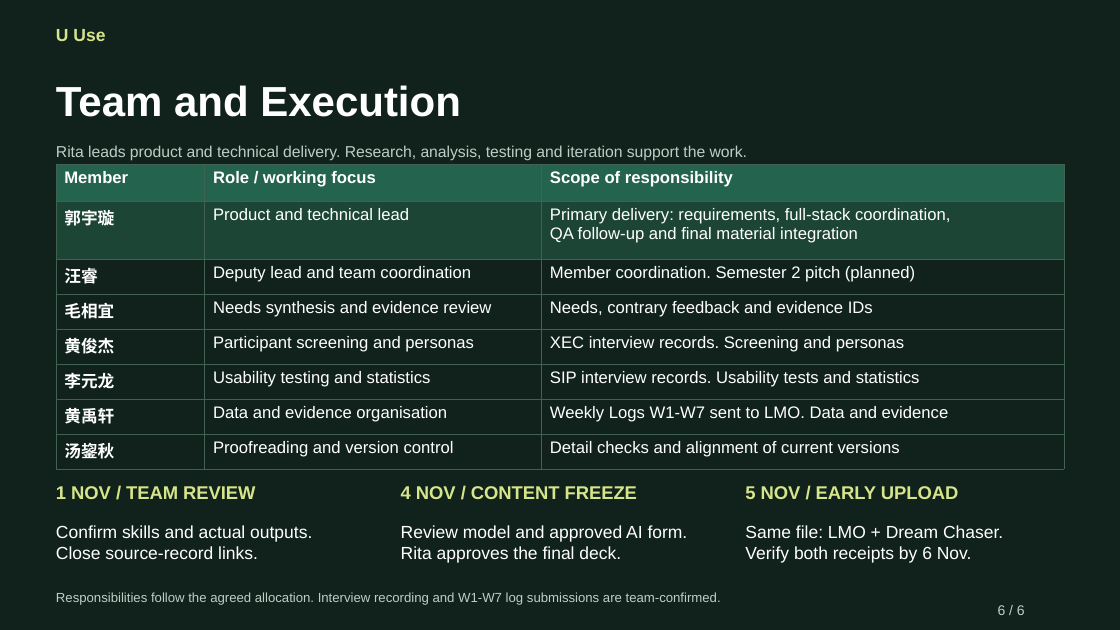
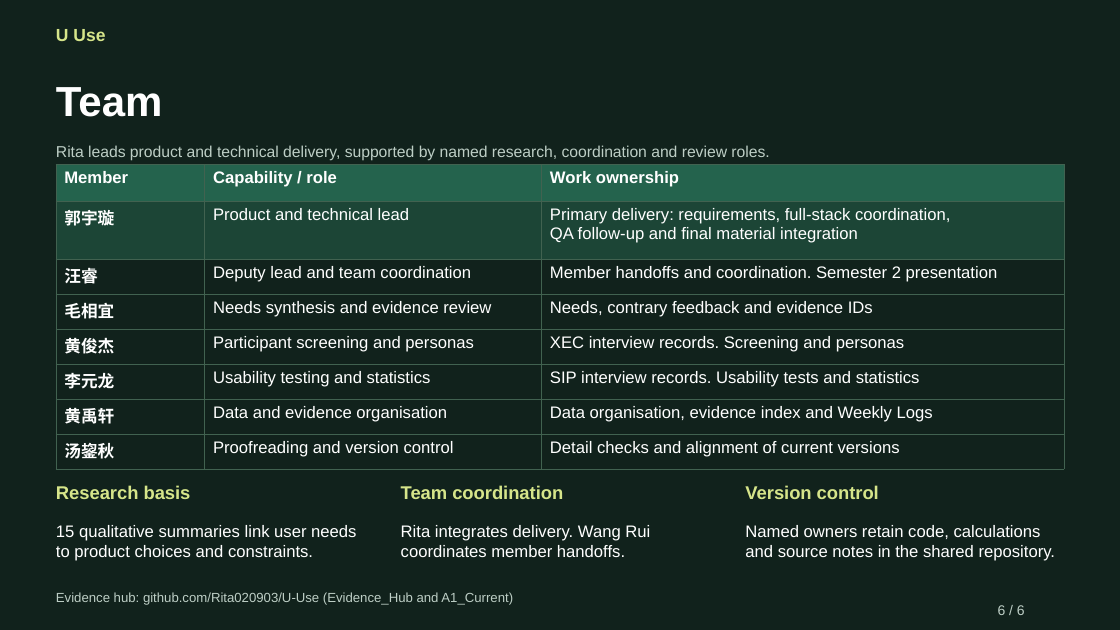
Before and after one commit to Rita020903/U-Use, a slide deck: slide 6 of A1_Current/UUse_A1_6_Slides.pptx. Drawn at 1120x630 pixels with LibreOffice and Linux fonts; fonts in the diff are those of the drawing. Boxes give left, top, right and bottom in pixels: in the first picture for what was removed or moved away, otherwise in the second. Text is boxed around its words. In the diff, an @@ line names an element or a change of style, - is before the commit and + after.

Commit message:
Refine A1 assessment deck and sourced market model

```diff
--- a/A1_Current/UUse_A1_6_Slides.pptx
+++ b/A1_Current/UUse_A1_6_Slides.pptx
@@ text at <box>56,87,163,117</box>: text changed @@
-Team and Execution
+Team
@@ text at <box>56,145,769,161</box>: text changed @@
-Rita leads product and technical delivery. Research, analysis, testing and iteration support the work.
+Rita leads product and technical delivery, supported by named research, coordination and review roles.
@@ table at <box>56,165,1065,469</box> @@
-row 1, column 2: Role / working focus
+row 1, column 2: Capability / role
-row 1, column 3: Scope of responsibility
+row 1, column 3: Work ownership
-row 3, column 3: Member coordination. Semester 2 pitch (planned)
+row 3, column 3: Member handoffs and coordination. Semester 2 presentation
-row 7, column 3: Weekly Logs W1-W7 sent to LMO. Data and evidence
+row 7, column 3: Data organisation, evidence index and Weekly Logs
@@ text at <box>56,485,191,499</box>: text changed @@
-1 NOV / TEAM REVIEW
+Research basis
@@ text at <box>401,485,563,499</box>: text changed @@
-4 NOV / CONTENT FREEZE
+Team coordination
@@ text at <box>745,485,879,499</box>: text changed @@
-5 NOV / EARLY UPLOAD
+Version control
@@ text at <box>56,525,356,561</box>: text changed; size 15 to 14.2 pt @@
-Confirm skills and actual outputs.
-Close source-record links.
+15 qualitative summaries link user needs
+to product choices and constraints.
@@ text at <box>401,525,650,557</box>: text changed; size 15 to 14.2 pt @@
-Review model and approved AI form.
-Rita approves the final deck.
+Rita integrates delivery. Wang Rui
+coordinates member handoffs.
@@ text at <box>745,525,1055,561</box>: text changed; size 15 to 14.2 pt @@
-Same file: LMO + Dream Chaser.
-Verify both receipts by 6 Nov.
+Named owners retain code, calculations
+and source notes in the shared repository.
@@ text at <box>56,592,513,605</box>: text changed @@
-Responsibilities follow the agreed allocation. Interview recording and W1-W7 log submissions are team-confirmed.
+Evidence hub: github.com/Rita020903/U-Use (Evidence_Hub and A1_Current)
```
Also in this commit, not shown: 5 other slides changed, 7 other files.
